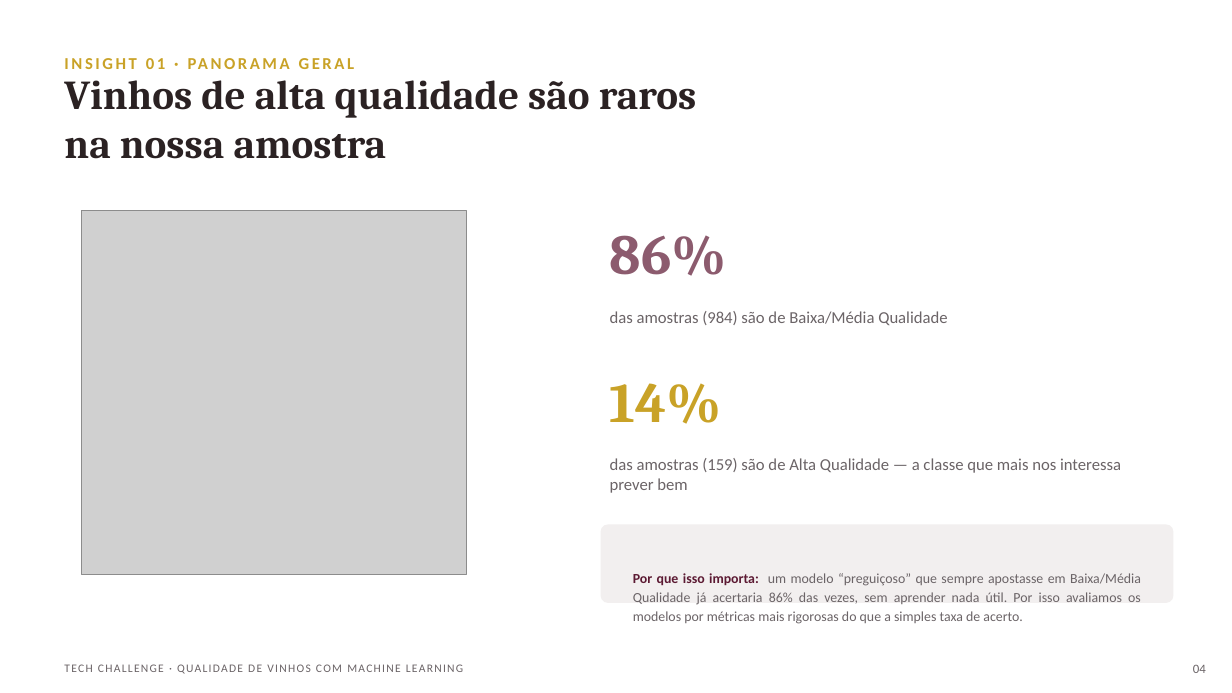
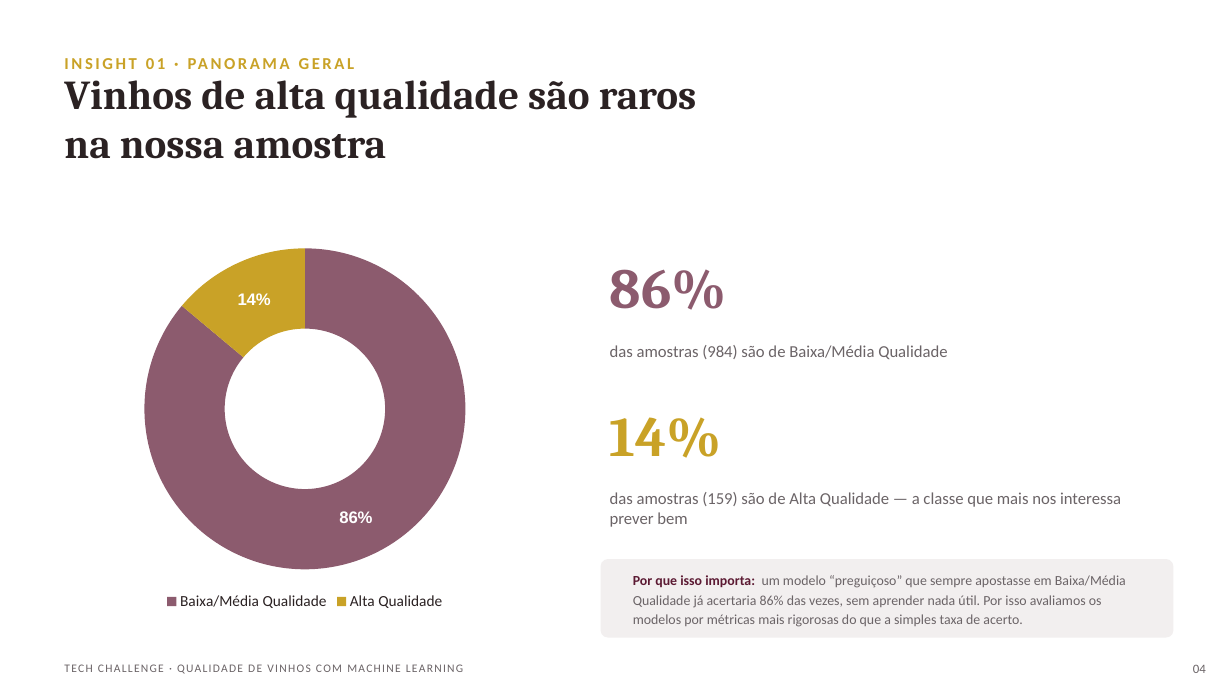
Before and after one commit to lguilherme09/Tech-Challenge-2-FIAP, a slide deck: slide 4 of PPT_Case2_Tech_Challenge.pptx. Drawn at 1232x693 pixels with LibreOffice and Linux fonts; fonts in the diff are those of the drawing; grey boxes stand for pictures. Boxes give left, top, right and bottom in pixels: in the first picture for what was removed or moved away, otherwise in the second. Text is boxed around its words. In the diff, an @@ line names an element or a change of style, - is before the commit and + after.

```diff
--- a/PPT_Case2_Tech_Challenge.pptx
+++ b/PPT_Case2_Tech_Challenge.pptx
@@ doughnut chart added at (55, 236, 555, 615) @@
+categories: Baixa/Média Qualidade, Alta Qualidade
+Series 1: 86, 14
@@ picture removed at (81, 210, 466, 574) @@
@@ 4 texts, 1 rounded rectangle: place and size @@
-4 texts, 1 rounded rectangle at (601, 235, 1174, 603)
+4 texts, 1 rounded rectangle at (601, 269, 1174, 638)
@@ text "Por que isso importa: um ..." at (633, 575, 1126, 627): alignment justified to left @@
```
Also in this commit, not shown: 12 other slides changed, 1 slide added, 23 other files.
